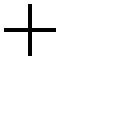
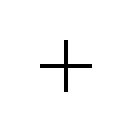
Comparing the layer stacks of the two 128px x 128px images. Changes:
painted on "Cross" over [4, 4, 92, 92]
